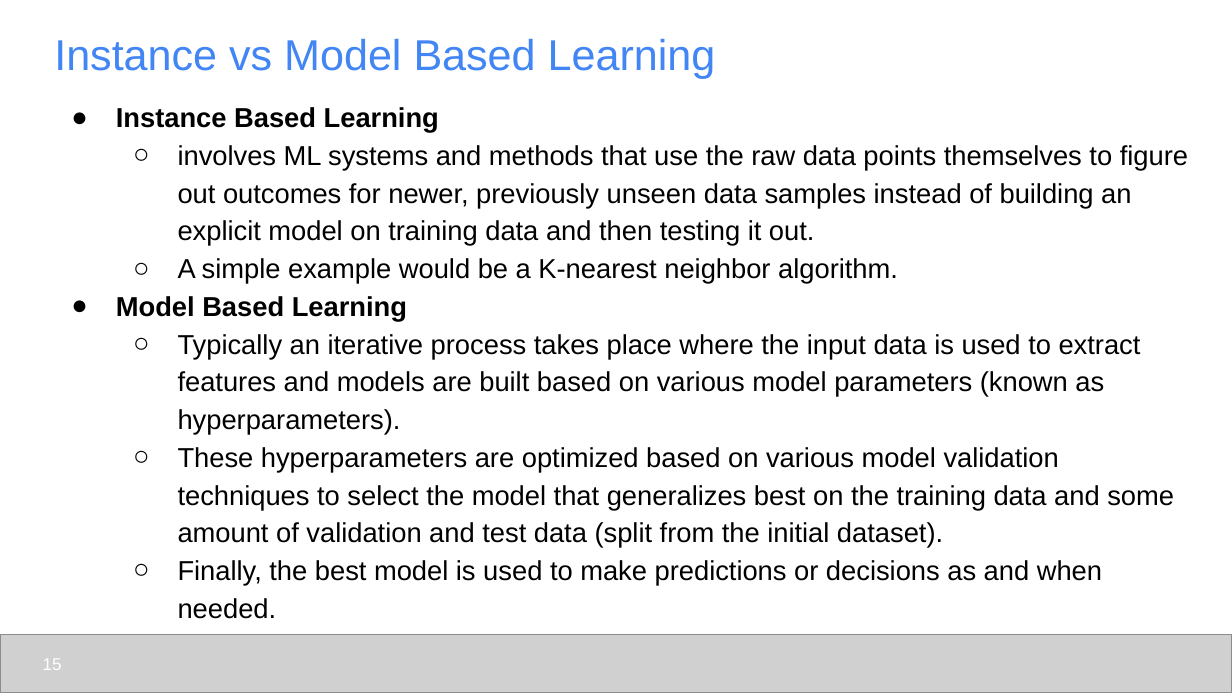
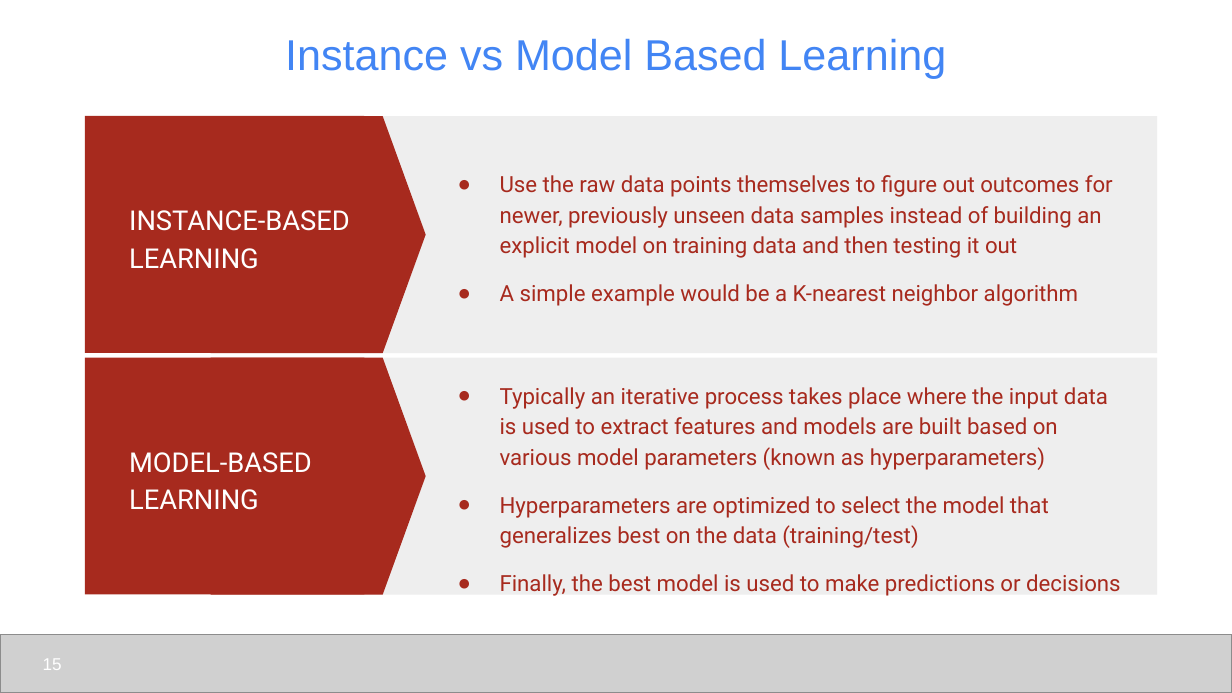
Before and after one commit to udel-cbcb/al_ml_workshop, a slide deck: slide 15 of Day_1/Lectures/Day_1_Lecture_1_Introduction_to_Artificial_Intelligence_and_Machine_Learning.pptx. Drawn at 1232x693 pixels with LibreOffice and Linux fonts; fonts in the diff are those of the drawing; grey boxes stand for pictures. Boxes give left, top, right and bottom in pixels: in the first picture for what was removed or moved away, otherwise in the second. Text is boxed around its words. In the diff, an @@ line names an element or a change of style, - is before the commit and + after.

```diff
--- a/Day_1/Lectures/Day_1_Lecture_1_Introduction_to_Artificial_Intelligence_and_Machine_Learning.pptx
+++ b/Day_1/Lectures/Day_1_Lecture_1_Introduction_to_Artificial_Intelligence_and_Machine_Learning.pptx
@@ title "Instance vs Model Based Learning" at box(285, 38, 946, 78): alignment left to centre @@
@@ rectangle added at box(85, 116, 365, 352), fill #A72A1E @@
@@ flow chart offpage connector added at box(211, 115, 426, 353), fill #A72A1E @@
@@ rectangle added at box(360, 116, 1157, 354), fill #EEEEEE @@
@@ text added at box(500, 175, 1113, 306), 13 pt, text #A72A1E @@
+● Use the raw data points themselves to figure out outcomes for newer, previously unseen data samples instead of building an explicit model on training data and then testing it out
+● A simple example would be a K-nearest neighbor algorithm
@@ text added at box(129, 210, 350, 269), 16 pt, text #FFFFFF @@
+INSTANCE-BASED LEARNING
@@ rectangle added at box(85, 357, 365, 594), fill #A72A1E @@
@@ flow chart offpage connector added at box(211, 357, 426, 594), fill #A72A1E @@
@@ rectangle added at box(360, 357, 1157, 595), fill #EEEEEE @@
@@ text "Typically an iterative process takes ..." at box(500, 387, 1121, 596): vertical alignment top to middle @@
@@ text at box(500, 387, 1121, 596): text changed; size 16 to 13 pt; font Arial to Roboto; text colour #000000 to #A72A1E @@
-● Instance Based Learning
-  ○ involves ML systems and methods that use the raw data points themselves to figure out outcomes for newer, previously unseen data samples instead of building an explicit model on training data and then testing it out.
-  ○ A simple example would be a K-nearest neighbor algorithm.
-● Model Based Learning
-  ○ Typically an iterative process takes place where the input data is used to extract features and models are built based on various model parameters (known as hyperparameters).
-  ○ These hyperparameters are optimized based on various model validation techniques to select the model that generalizes best on the training data and some amount of validation and test data (split from the initial dataset).
-  ○ Finally, the best model is used to make predictions or decisions as and when needed.
+● Typically an iterative process takes place where the input data is used to extract features and models are built based on various model parameters (known as hyperparameters)
+● Hyperparameters are optimized to select the model that generalizes best on the data (training/test)
+● Finally, the best model is used to make predictions or decisions
@@ text added at box(129, 452, 312, 510), 16 pt, text #FFFFFF @@
+MODEL-BASED LEARNING
```
Also in this commit, not shown: 21 other slides changed, 2 slides added, 3 slides removed, 2 other files.
